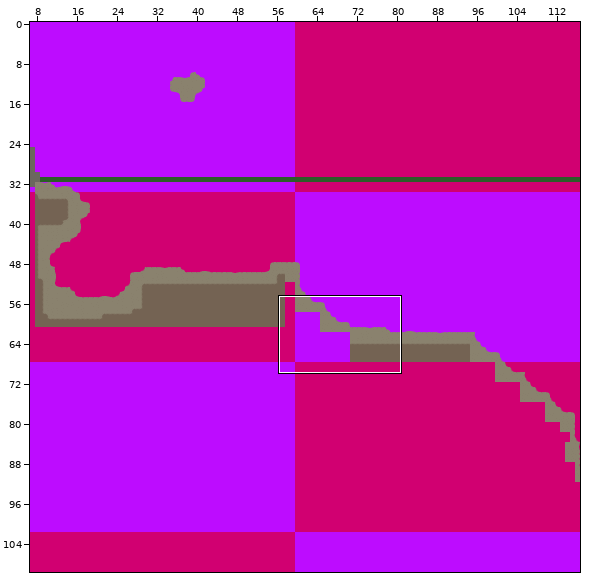
Tiled map -- Anfloga/AnflogaContent/Screens/GameScreen/Levels/theMap.tmx. Above: a wide view before the commit, with the close-up outlined.
Close-up. Before:
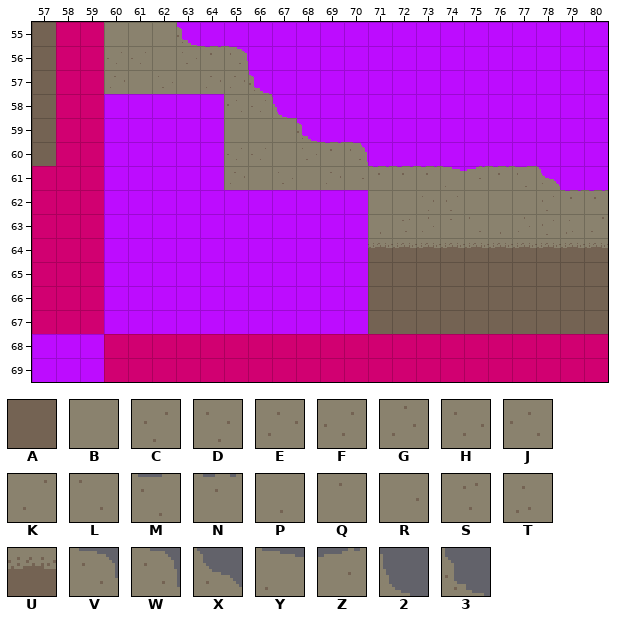
Cells are 16x16 px. Shown: x 57..80, y 55..69. The commit also changed other parts of the map, which this record leaves out.
Key: from "anflogaSprites": A 5504, B 5632, C 5760, D 5760 flipped left-right, E 5760 flipped on the diagonal, F 5760 flipped on the other diagonal, G 5760 turned 180, H 5760 turned 270, J 5760 turned 90, K 5761 flipped up-down, L 5761 turned 180, M 5762, N 5763, P 5764 flipped left-right, Q 5764 flipped up-down, R 5764 turned 270, S 5765 flipped left-right, T 5765 flipped up-down, U 5767 turned 90, V 5888, W 5888 flipped on the other diagonal, X 5889, Y 5890, Z 5891, 2 6016 flipped on the other diagonal, 3 6017 flipped on the other diagonal.
_ is an empty cell.
Layers that did not change in this view are not listed.
Layer "Sand" before, first column x 57:
55 A__BBB3_________________
56 A__FFBHNV_______________
57 A__EBHBEE3______________
58 A_______JF2_____________
59 A_______BBB3____________
60 A_______FFBHNW__________
61 ________EBHBERNNNYZNMX__
62 ______________BBDCBBBCNN
63 ______________PSGQLPGCTK
64 ______________UUUUUUUUUU
65 ______________AAAAAAAAAA
66 ______________AAAAAAAAAA
67 ______________AAAAAAAAAA
68 ________________________
69 ________________________
The result:
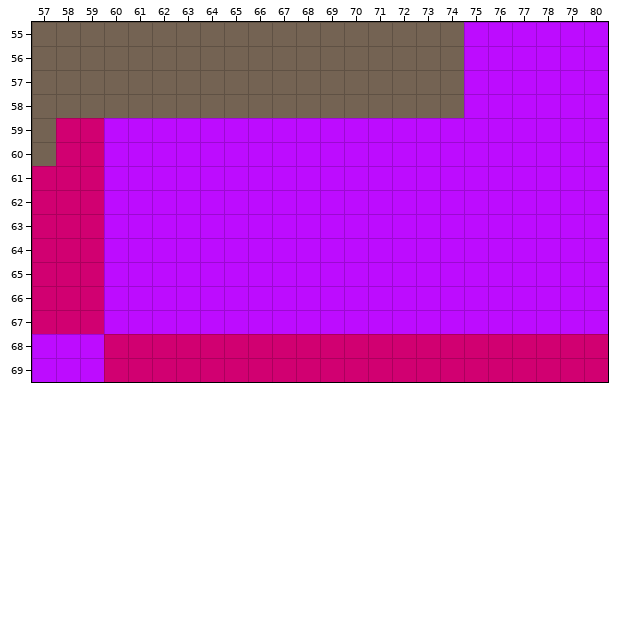
What changed:
Changed rows in their new state; . is an unchanged cell.
Layer "Sand":
first column x 58:
55 AAAAAAAAAAAAAAAAA......
56 AAAAAAAAAAAAAAAAA......
57 AAAAAAAAAAAAAAAAA......
58 AAAAAAAAAAAAAAAAA......
59 .......____............
60 .......______..........
61 .......______________..
62 .............__________
63 .............__________
64 .............__________
65 .............__________
66 .............__________
67 .............__________
Pixel boxes of the changes (left, top, right, bottom) in both close-ups:
changed: (56, 22, 608, 334)
